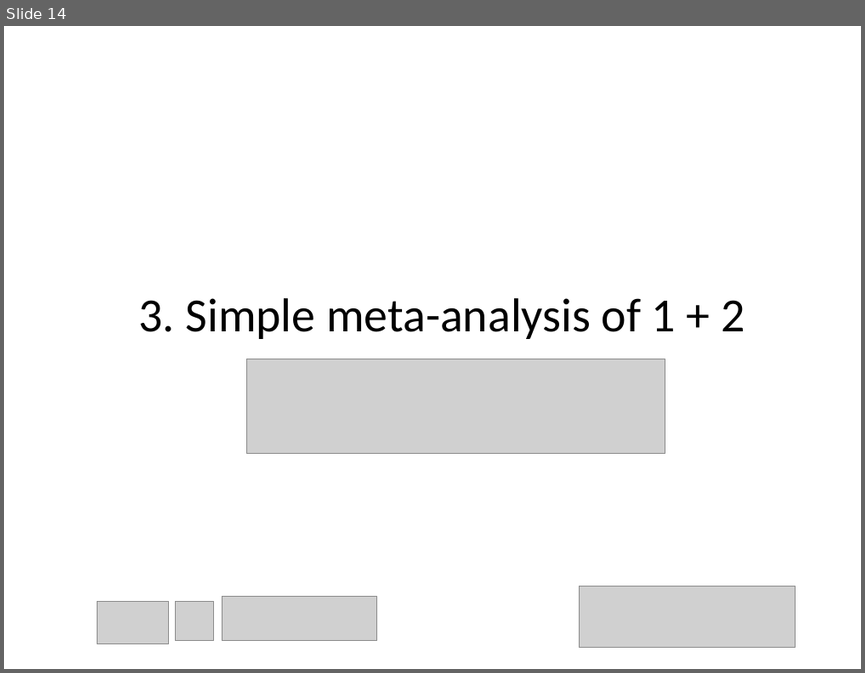
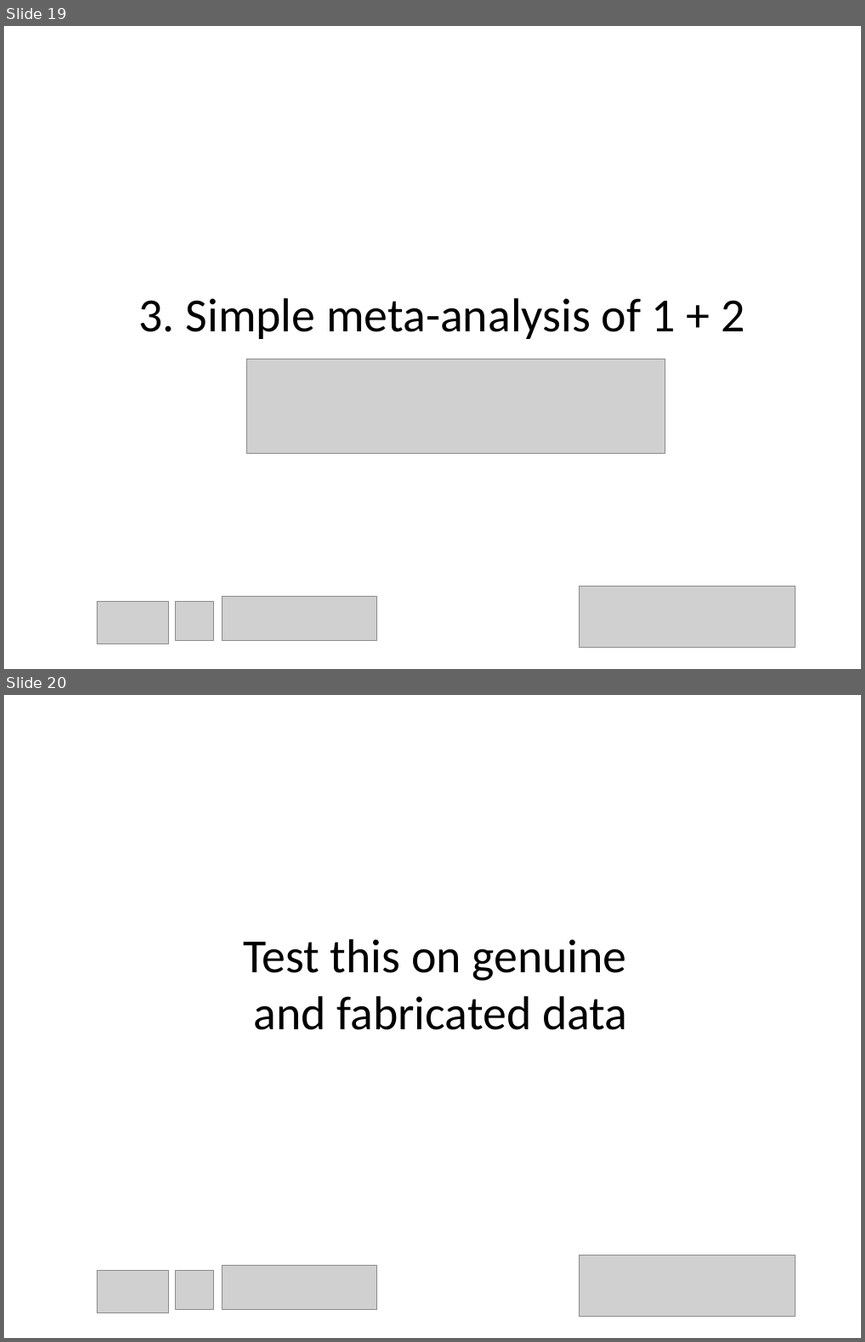
Before and after one commit to chartgerink/talks, a slide deck: 2015_2016/20160529 aps/how_to_detect_data_fab.odp. Shown one above the other, each under a label of ours: slide 14 before the commit, slides 19 and 20 after it. The pictures are 865x673 and 865x1342 pixels, drawn with LibreOffice and Linux fonts; fonts in the diff are those of the drawing; grey boxes stand for pictures. Boxes give left, top, right and bottom in pixels: in the first picture for what was removed or moved away, otherwise in the second. Text is boxed around its words. In the diff, an @@ line names an element or a change of style, - is before the commit and + after.

```diff
--- a/2015_2016/20160529 aps/how_to_detect_data_fab.odp
+++ b/2015_2016/20160529 aps/how_to_detect_data_fab.odp
@@ slide 20 added at (4, 695, 861, 1338), background #FFFFFF @@
@@ title added at (243, 939, 627, 1030), 44 pt, text #000000 @@
+Test this on genuine
+and fabricated data
@@ picture added at (579, 1255, 794, 1316) @@
@@ picture added at (98, 1270, 169, 1313) @@
@@ picture added at (175, 1270, 214, 1310) @@
@@ picture added at (222, 1265, 377, 1310) @@
@@ what was slide 14 is now slide 19 @@
```
Also in this commit, not shown: 2 slides changed, 27 other slides added, 5 other files.
